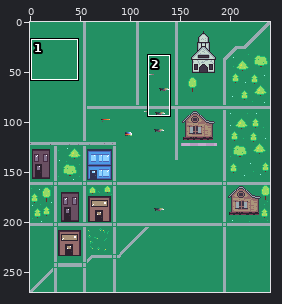
A sprite sheet gets an edit: Assets/map.png. Above, an overview of the earlier version with the close-up marked.
Close-up. Before the edit:
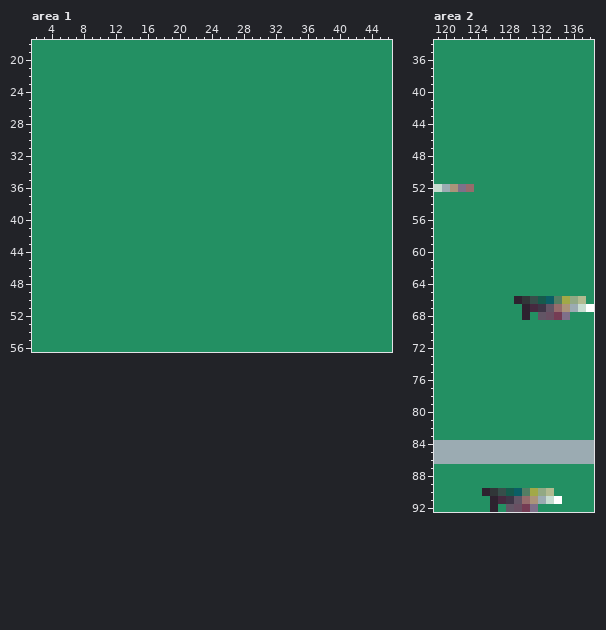
The file is 240x270 pixels. Shown: area 1: x 2..46, y 18..56; area 2: x 119..138, y 34..92. The commit also changed other parts of the picture, which this record leaves out.
After:
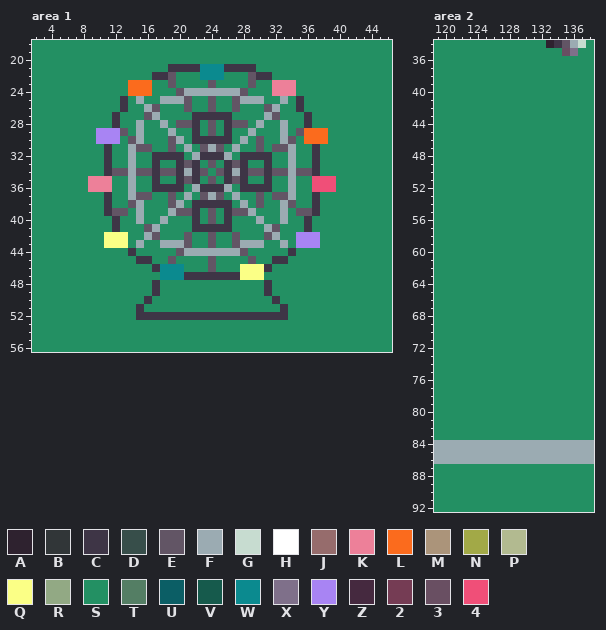
Palette (. is transparent): A #2e222f  B #313638  C #3e3546  D #374e4a  E #625565  F #9babb2  G #c7dcd0  H #ffffff  J #966c6c  K #ed8099  L #fb6b1d  M #ab947a  N #a2a947  P #b2ba90  Q #fbff86  R #92a984  S #239063  T #547e64  U #0b5e65  V #165a4c  W #0b8a8f  X #7f708a  Y #a884f3  Z #45293f  2 #753c54  3 #694f62  4 #f04f78
What changed:
Changed rows in their new state; - is an unchanged pixel.
Area 1:
first column x 9:
21 ----------CCCCWWWCCCC----------
22 --------CCE---WWW---ECC--------
23 -----LLL--E----E----E--KKK-----
24 -----LLL---EFFFFFFFE---KKK-----
25 ----C-F--FFFE--E--EFFF--F-C----
26 ----C--FE---E--E--E---EF--C----
27 ---C---EF----CCCCC----FE---C---
28 ---C--F--F-EEC-E-CEE-F--F--C---
29 -YYYE-F---F--C-E-C--F---F-ELLL-
30 -YYY-EF---EF-CCCCC-F-E--FE-LLL-
31 --C--FEE--E-F-EFE-F--E-EEF--C--
32 --C--F--CCCC-FCCCF-CCCC--F--C--
33 --C--F--C--CEC-E-CEC--C--F--C--
34 --CEEFEECEECFCE-ECFCEECEEFEEC--
35 KKK--F--C--CEC-E-CEC--C--F--444
36 KKK--F--CCCC-FCCCF-CCCC--F--444
37 --C--FEE--E-F-EFE-F--E-EEF--C--
38 --C--EF---EF-CCCCC-F-E--FE--C--
39 --CEE-F---FEEC-E-CEEF---F-EEC--
40 ---C--F--F---C-E-C---F--F--C---
41 ---C---EF----CCCCC----FE---C---
42 --QQQ--FE---E--E--E---EF--YYY--
43 --QQQ-F--FFFE--E--EFFF--F-YYY--
44 -----C-----EFFFFFFFE-----C-----
45 ------CC--E----E----E--CC------
46 --------CWWW---E---QQQC--------
47 ---------WWWCCCCCCCQQQ---------
48 --------C-------------C--------
49 --------C-------------C--------
50 -------C---------------C-------
51 ------C-----------------C------
52 ------CCCCCCCCCCCCCCCCCCC------
Area 2:
first column x 133:
34 ACEFG
35 --3X-
first column x 119:
52 SSSSS
first column x 129:
66 SSSSSSSSS-
67 -SSSSSSSSS
68 -S-SSSS---
first column x 125:
90 SSSSSSSSS-
91 -SSSSSSSSS
92 -S-SSSS---
Boxes around the changes in both close-ups, in picture pixels (x1, y1, x2, y2):
changed: (88, 64, 336, 320)
changed: (546, 40, 586, 56)
changed: (434, 184, 474, 192)
changed: (514, 296, 594, 320)
changed: (482, 488, 562, 512)
